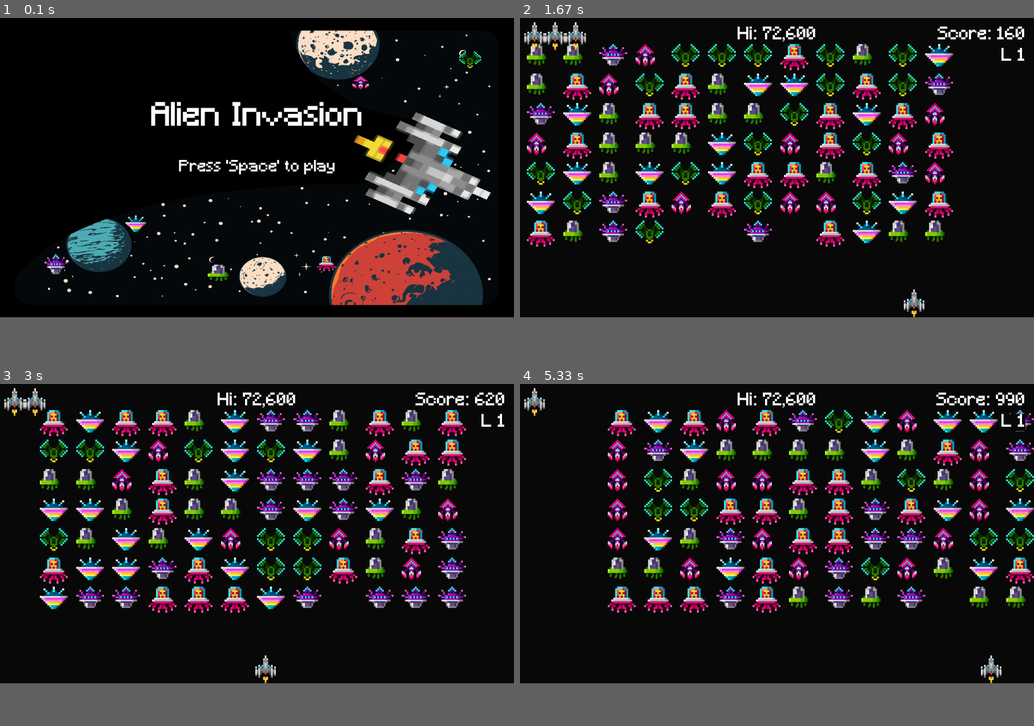
Above: before the commit, frames 1-4 (two rows, left to right).
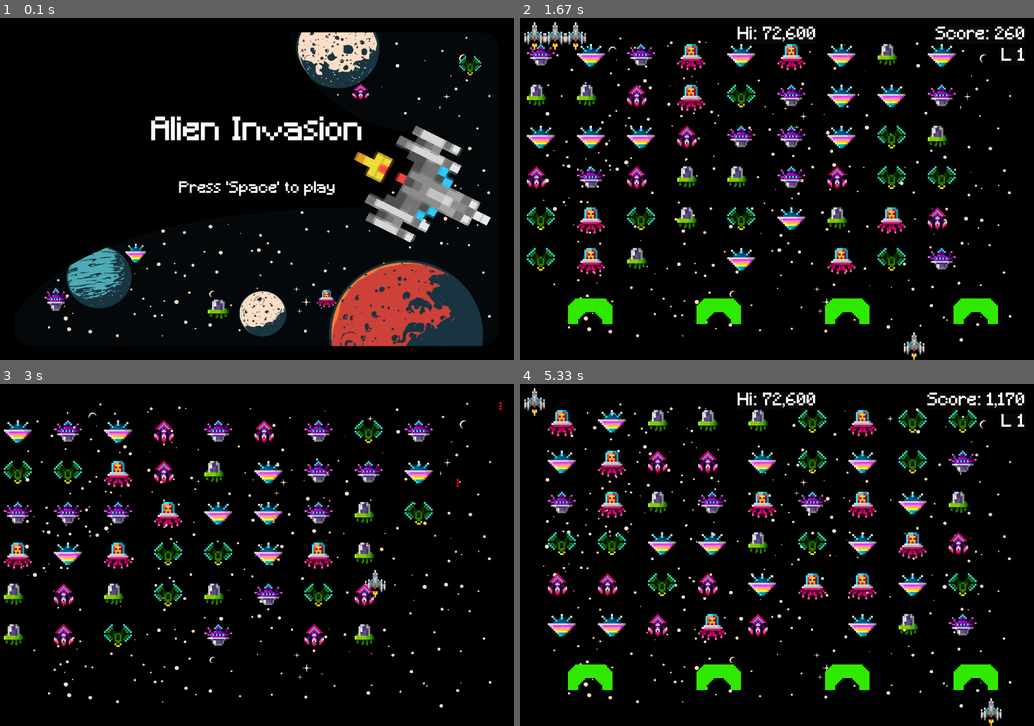
Above: after the commit, the same moments.

Repository: andrewasaleh/Pygame-Space-Invaders
Game: pygame game, started from alien_invasion.py
The game is run twice, just before and just after one commit, with the same random seed, the same clock (stepped at 60 frames per second) and the same inputs.
Inputs (mouse positions are in pixels of both pictures, inside the frame that each line leads up to):
- Up to frame 1 (0.1 s): no input
- Up to frame 2 (1.67 s): tap Space at 0.33, 1, 1.4 s; click "Play" at 0.72 s; hold Right from 1.33 s (still down)
- Up to frame 3 (3 s): tap Space at 1.7, 1.9, 2.23, 2.53, 2.73 s; release Right at 1.8 s; hold Up 1.83-2.13 s; hold Right 2.17-2.63 s; hold Left from 2.67 s (still down)
- Up to frame 4 (5.33 s): tap Space at 3.03, 3.3, 3.63, 3.93, 4.07, 4.47, 4.77 s; release Left at 3.2 s; hold Down 3.23-3.53 s; hold Left 3.57-3.97 s; hold Up 4-4.37 s; hold Right 4.4-5.03 s; move the mouse to (643, 428) at 4.43 s
In our replay, the window is 900x525 before the commit and 900x600 after it. These sizes can differ from the game's own. Grey fills any space a smaller window leaves; there, only what the larger window draws over its background counts as a difference.

The runs differ from the first frame. In frame 1, 23% of the frame differs, in the area x 8-96%, y 3-96%; in frame 2, 25%; in frame 3, 24%; in frame 4, 26%, in the area x 4-100%, y 2-100%.

Commit message:
Added main game background

Diff:
--- a/alien_invasion.py
+++ b/alien_invasion.py
@@ -7,7 +7,7 @@
 from game_stats import GameStats
 from button import Button
 from scoreboard import Scoreboard
-# from barriers import Barriers
+from barriers import Barrier
 from sound import Sound
 
 
@@ -18,9 +18,12 @@
   def __init__(self):
     pg.init()
     self.settings = Settings()
-    self.screen = pg.display.set_mode(
-      (self.settings.screen_width, self.settings.screen_height))
+    self.screen = pg.display.set_mode((self.settings.screen_width, self.settings.screen_height))
     pg.display.set_caption("Alien Invasion")
+
+    # Load and scale the background image
+    self.bg_image = pg.image.load('images/play-background.png').convert()
+    self.bg_image = pg.transform.scale(self.bg_image, (self.settings.screen_width, self.settings.screen_height))
 
     self.aliens = None
     self.stats = GameStats(game=self)
@@ -31,10 +34,23 @@
     self.aliens = Aliens(game=self)
     self.ship.set_aliens(self.aliens)
     self.ship.set_sb(self.sb)
+
     # self.barriers = Barriers(game=self)
     self.game_active = False              # MUST be before Button is created
     self.first = True
     self.play_button = Button(game=self, text='Play')
+    self.barriers = pg.sprite.Group()
+    self.create_barriers()
+    self.barriers.draw(self.screen)  # Draws all barriers in the group to the screen
+    self.finished = False
+
+  # In your Game class
+  def create_barriers(self):
+      # Positioning example; adjust as needed
+      barrier_positions = [(100, 600), (400, 600), (700, 600), (1000, 600)]
+      for pos in barrier_positions:
+          barrier = Barrier(self, *pos)
+          self.barriers.add(barrier)  # Assuming self.barriers is a pygame.sprite.Group
 
   def schedule_removal(self, alien):
       if alien not in self.to_remove:
@@ -101,17 +117,18 @@
 
   def play(self):
       finished = False
-      self.screen.fill(self.settings.bg_color)
+      self.screen.blit(self.bg_image, (0, 0))
 
       while not finished:
         self.check_events()    # exits if Cmd-Q on macOS or Ctrl-Q on other OS
 
         if self.game_active or self.first:
           self.first = False
-          self.screen.fill(self.settings.bg_color)
+          self.screen.blit(self.bg_image, (0, 0))
           self.ship.update()
           self.aliens.update()   # when we have aliens
           # self.barriers.update()
+          self.barriers.draw(self.screen)
           self.sb.update()
         else:
           self.play_button.update()
--- a/aliens.py
+++ b/aliens.py
@@ -9,7 +9,7 @@
 
 class Alien(Sprite):
   names = ['Asset 2', 'Asset 3', 'Asset 4', 'Asset 5', 'Asset 6', 'Asset 7']
-  points = [40, 10, 60, 100, 90, 200]
+  points = [40, 10, 60, 100, 150, 200]
   images = [pg.image.load(f'images/alien_{name}.png') for name in names]
   # nameslen = len(names)
   # choices = [randint(0, nameslen) for _ in range(nameslen)]
--- /dev/null
+++ b/barriers.py
@@ -0,0 +1,46 @@
+import pygame as pg
+
+class Barrier(pg.sprite.Sprite):
+    def __init__(self, game, x, y, scale=0.5):
+        super().__init__()
+        self.screen = game.screen
+        # Load the images and scale them
+        self.images = {
+            'full': pg.transform.scale(pg.image.load('images/barrier_full.png').convert_alpha(), self._scaled_dimensions('images/barrier_full.png', scale)),
+            'medium': pg.transform.scale(pg.image.load('images/barrier_medium.png').convert_alpha(), self._scaled_dimensions('images/barrier_medium.png', scale)),
+            'heavy': pg.transform.scale(pg.image.load('images/barrier_heavy.png').convert_alpha(), self._scaled_dimensions('images/barrier_heavy.png', scale)),
+            'destroyed': pg.transform.scale(pg.image.load('images/barrier_destroyed.png').convert_alpha(), self._scaled_dimensions('images/barrier_destroyed.png', scale))
+        }
+        self.state = 'full'
+        self.image = self.images[self.state]
+        self.rect = self.image.get_rect()
+        self.rect.x = x
+        self.rect.y = y
+
+    def _scaled_dimensions(self, image_path, scale):
+        """Calculate scaled dimensions of the image based on the scale factor."""
+        image = pg.image.load(image_path)
+        original_size = image.get_size()
+        scaled_size = (int(original_size[0] * scale), int(original_size[1] * scale))
+        return scaled_size
+
+    def take_damage(self):
+        # Call this method whenever the barrier takes a hit
+        if self.state == 'full':
+            self.state = 'medium'
+        elif self.state == 'medium':
+            self.state = 'heavy'
+        elif self.state == 'heavy':
+            self.state = 'destroyed'
+        else:
+            self.kill()  # Remove the barrier if it's already destroyed
+
+        # Update the image based on the new state
+        self.image = self.images[self.state]
+
+    def draw(self):
+        self.screen.blit(self.image, self.rect)
+
+
+if __name__ == '__main__':
+    print("\nERROR: barriers.py is the wrong file! Run play from alien_invasions.py\n")
--- a/settings.py
+++ b/settings.py
@@ -1,14 +1,14 @@
 class Settings:
   def __init__(self):
     self.screen_width = 1200
-    self.screen_height = 700
+    self.screen_height = 800
     self.bg_color = (10, 10, 10)
 
-    self.laser_width = 10
-    self.laser_height = 15
+    self.laser_width = 5
+    self.laser_height = 5
     self.laser_color = (255, 0, 0)
 
-    self.alien_spacing = 1.3
+    self.alien_spacing = 1.8
     self.fleet_drop = 8
 
     self.ship_limit = 3
Binary file added: images/barrier_destroyed.png
Binary file added: images/barrier_full.png
Binary file added: images/barrier_heavy.png
Binary file added: images/barrier_medium.png
Binary file changed: spritesheets/Asset2_40pts.png
Binary file added: spritesheets/Asset3_10pts.png
Binary file added: spritesheets/Asset4_60pts.png
Binary file added: spritesheets/Asset5_100pts.png
Binary file added: spritesheets/Asset6_150pts.png
Binary file added: spritesheets/Asset7_200pts.png
